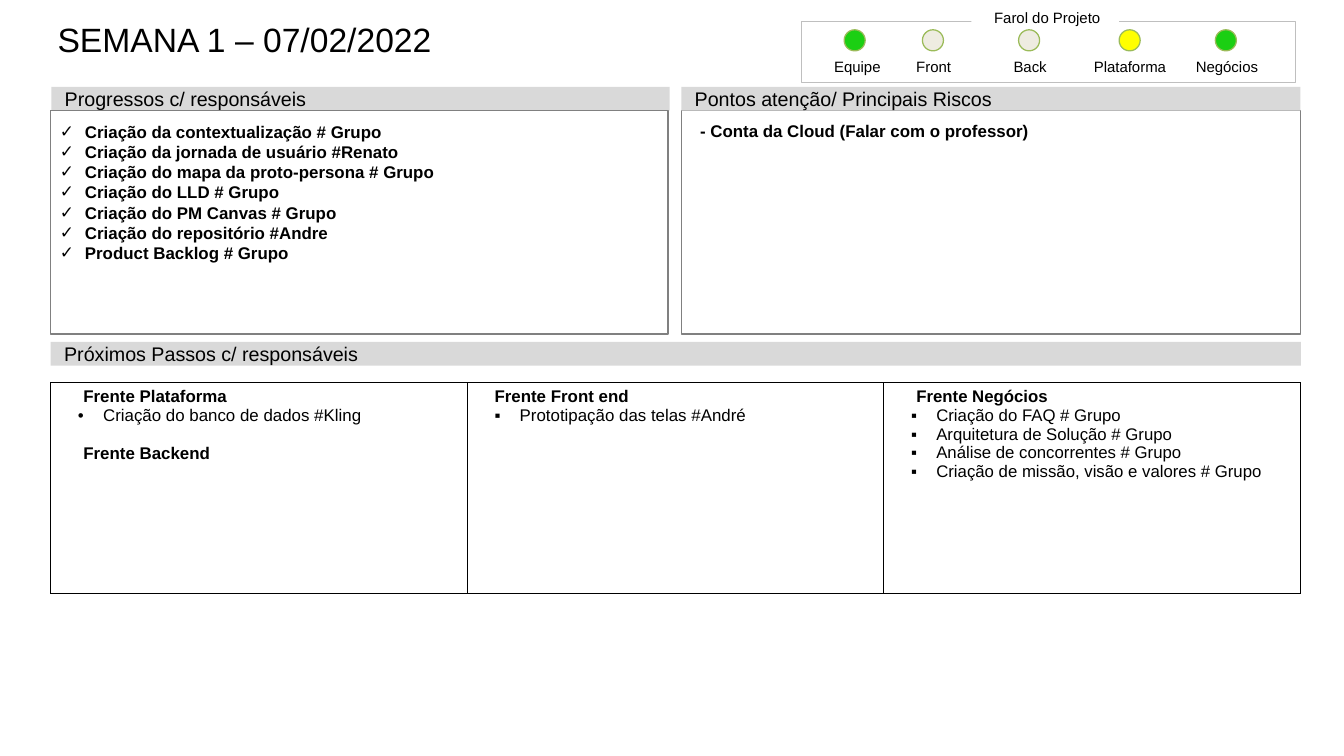
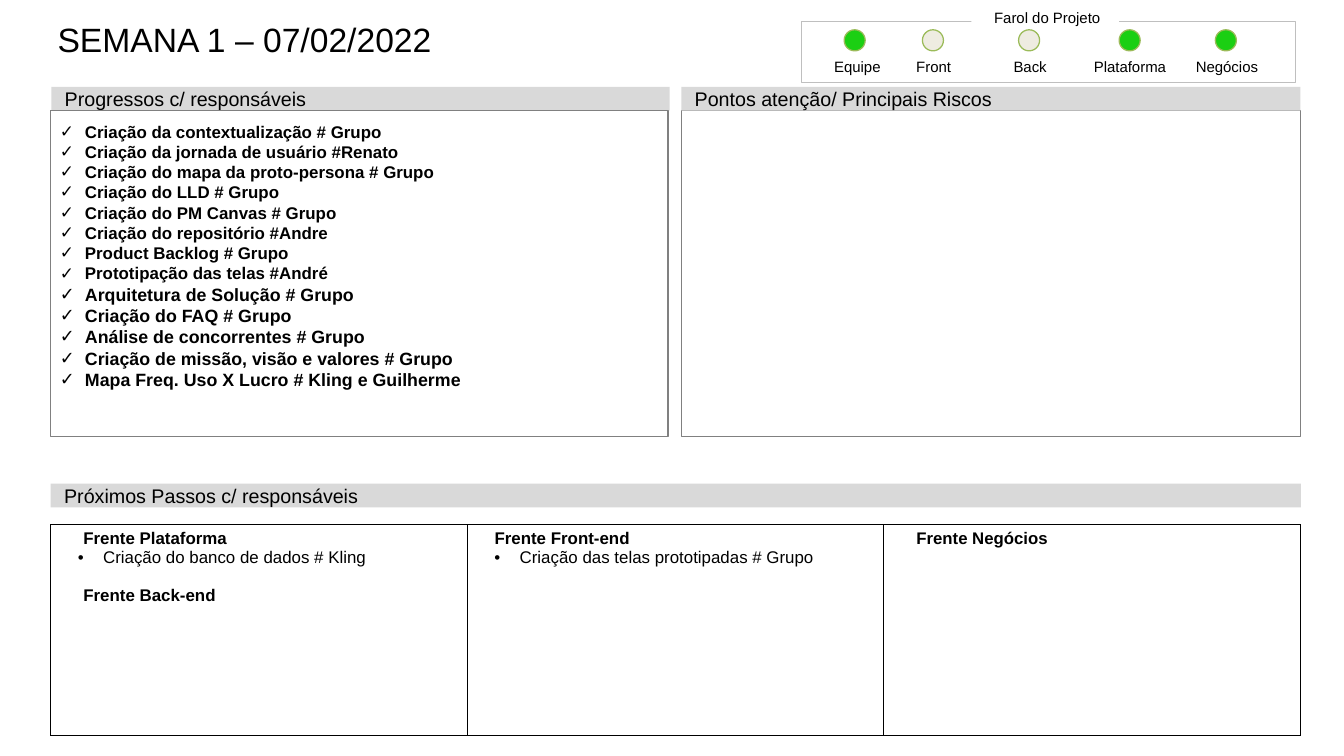
Before and after one commit to AndreSntos/KnowU, a slide deck: slide 2 of Documentos/Status Report/status-report-grupo5.pptx. Drawn at 1344x756 pixels with LibreOffice and Linux fonts; fonts in the diff are those of the drawing; background and template pictures are left out. Boxes give left, top, right and bottom in pixels: in the first picture for what was removed or moved away, otherwise in the second. Text is boxed around its words. In the diff, an @@ line names an element or a change of style, - is before the commit and + after.

```diff
--- a/Documentos/Status Report/status-report-grupo5.pptx
+++ b/Documentos/Status Report/status-report-grupo5.pptx
@@ ellipse at bbox=[1119, 30, 1140, 51]: fill #FFFF00 to #1BCF13 @@
@@ rectangle "Criação da contextualização # Grupo": place and size @@
-rectangle "Criação da contextualização # Grupo" at bbox=[51, 111, 668, 334]
+rectangle "Criação da contextualização # Grupo" at bbox=[51, 111, 668, 437]
@@ rectangle: place and size @@
-rectangle at bbox=[681, 111, 1300, 334]
+rectangle at bbox=[681, 111, 1300, 437]
@@ text removed at bbox=[710, 124, 1029, 141] @@
-- Conta da Cloud (Falar com o professor)
@@ text in rectangle at bbox=[85, 266, 461, 390]: paragraphs added @@
+✓ Prototipação das telas #André
+✓ Arquitetura de Solução # Grupo
+✓ Criação do FAQ # Grupo
+✓ Análise de concorrentes # Grupo
+✓ Criação de missão, visão e valores # Grupo
+✓ Mapa Freq. Uso X Lucro # Kling e Guilherme
@@ rectangle "Próximos Passos c/ responsáveis": place and size @@
-rectangle "Próximos Passos c/ responsáveis" at bbox=[51, 342, 1302, 366]
+rectangle "Próximos Passos c/ responsáveis" at bbox=[51, 484, 1302, 507]
@@ table: place and size @@
-table at bbox=[51, 383, 1302, 593]
+table at bbox=[51, 525, 1302, 735]
@@ table at bbox=[51, 525, 1302, 735] @@
-row 1: Frente Plataforma / Criação do banco de dados #Kling / Frente Backend | Frente Front end / Prototipação das telas #André | Frente Negócios / Criação do FAQ # Grupo / Arquitetura de Solução # Grupo / Análise de concorrentes # Grupo / Criação de missão, visão e valores # Grupo
+row 1: Frente Plataforma / Criação do banco de dados # Kling / Frente Back-end | Frente Front-end / Criação das telas prototipadas # Grupo | Frente Negócios
```
Also in this commit, not shown: 39 other files.
